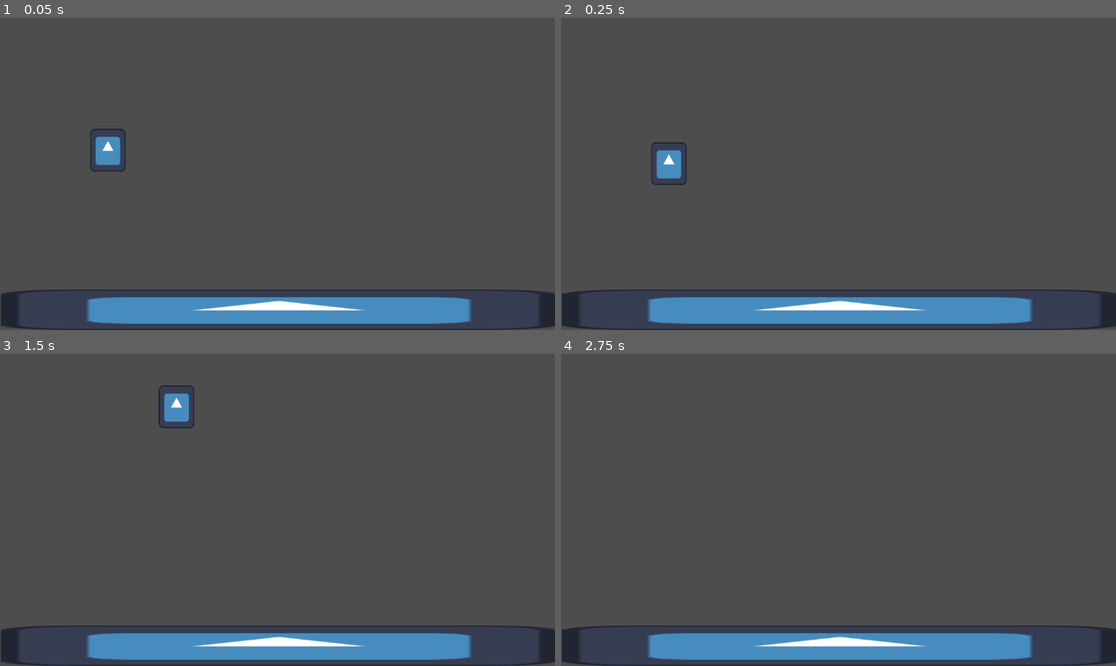
Above: before the commit, frames 1-4 (two rows, left to right).
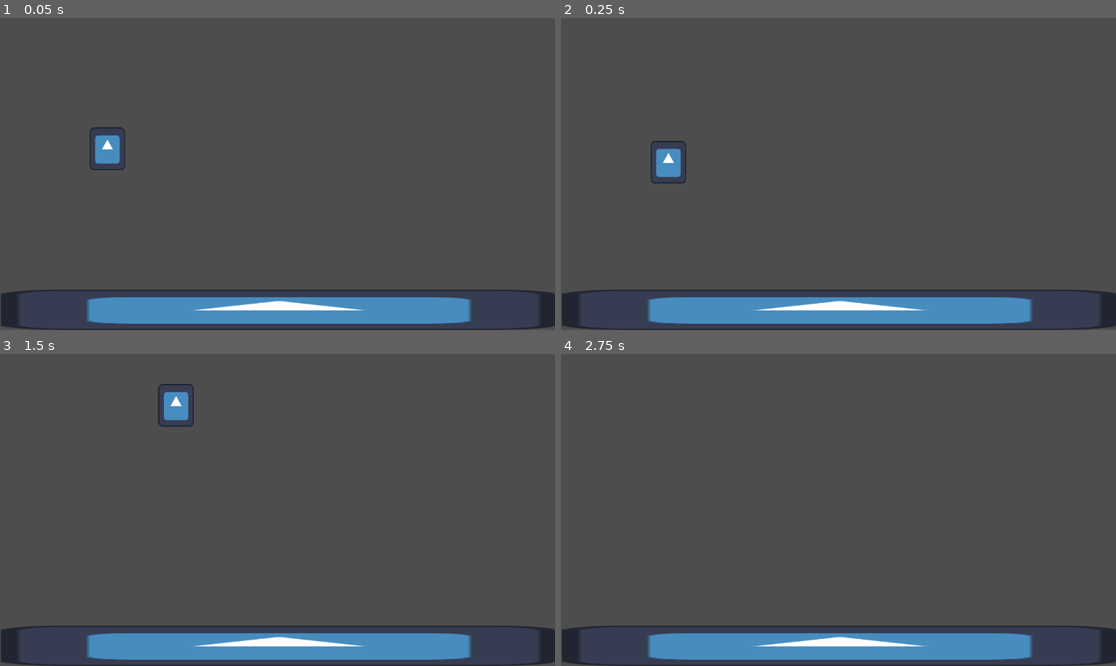
Above: after the commit, the same moments.

Repository: tpodsosony/banana-monkey
Game: Godot game, scene res://node_2d.tscn
Two runs of this game, one before a commit and one after it. Both use one fixed random seed, a clock stepped at 60 frames per second and the inputs below. The engine's default icon, where the game draws it, is replaced by a stand-in: a white triangle on a blue panel in a dark square.
Inputs (mouse positions are in pixels of both pictures, inside the frame that each line leads up to):
- Up to frame 1 (0.05 s): no input
- Up to frame 2 (0.25 s): no input
- Up to frame 3 (1.5 s): tap Enter (ui_accept) at 0.5, 0.6, 0.77, 1.07, 1.35 s; move the mouse to (105, 547) at 0.52 s; hold Right (ui_right) from 0.53 s (still down); click (105, 547) at 0.67 s; move the mouse to (166, 525) at 1.27 s
- Up to frame 4 (2.75 s): tap Enter (ui_accept) at 1.52, 1.82, 2.1 s; move the mouse to (894, 441) at 2.02 s; release Right (ui_right) at 2.03 s; hold Left (ui_left) from 2.03 s (still down)

The runs differ from the first frame. In frame 1, 0.2% of the frame differs, in the area x 16-23%, y 34-50%; in frame 2, 0.2%, in the area x 16-23%, y 39-54%; in frame 3, 0.2%; in frame 4, nothing differs.

Commit message:
Created confines of fighting arena. Background created for future use

Diff:
--- a/character_body_2d.gd
+++ b/character_body_2d.gd
@@ -4,21 +4,17 @@
 const SPEED = 150.0
 const JUMP_VELOCITY = -400.0
 
-var jump_count = 2
+var air_jump = 1
 
 
 func _physics_process(delta: float) -> void:
-	var jump_count
 	# Add the gravity.
 	if not is_on_floor():
 		velocity += get_gravity() * delta
-	else:
-		jump_count = 2
 
 	# Handle jump.
 	if Input.is_action_just_pressed("ui_accept") and is_on_floor():
 		velocity.y = JUMP_VELOCITY
-		jump_count =- 1
 
 	if Input.is_action_just_pressed("ui_accept") and !is_on_floor():
 		velocity.y = JUMP_VELOCITY
--- a/node_2d.tscn
+++ b/node_2d.tscn
@@ -22,7 +22,7 @@
 shape = SubResource("RectangleShape2D_plsgf")
 
 [node name="Icon" type="Sprite2D" parent="CharacterBody2D/CollisionShape2D"]
-position = Vector2(1.5, -1.5)
+position = Vector2(0.500003, -4.5)
 scale = Vector2(0.578125, 0.695313)
 texture = ExtResource("1_3vevx")
 
Not shown, added: AssetsFinal/DesertBkgd_2024-02-21_1800.jpg.import
Not shown, added: AssetsWorking/Bryce/DesertBkgdBryce - Copy.bmp.import
Not shown, added: AssetsWorking/Bryce/DesertBkgdBryce.bmp.import
Not shown, added: AssetsWorking/Bryce/DesertBkgdBryce_v2.bmp.import
Not shown, added: AssetsWorking/Bryce/DesertBkgd_2024-02-21_1800.jpg.import
Not shown, added: AssetsWorking/Progress/BryceTerrainDesertMesh.png.import
Not shown, added: AssetsWorking/Progress/BryceTerrainStart.png.import
